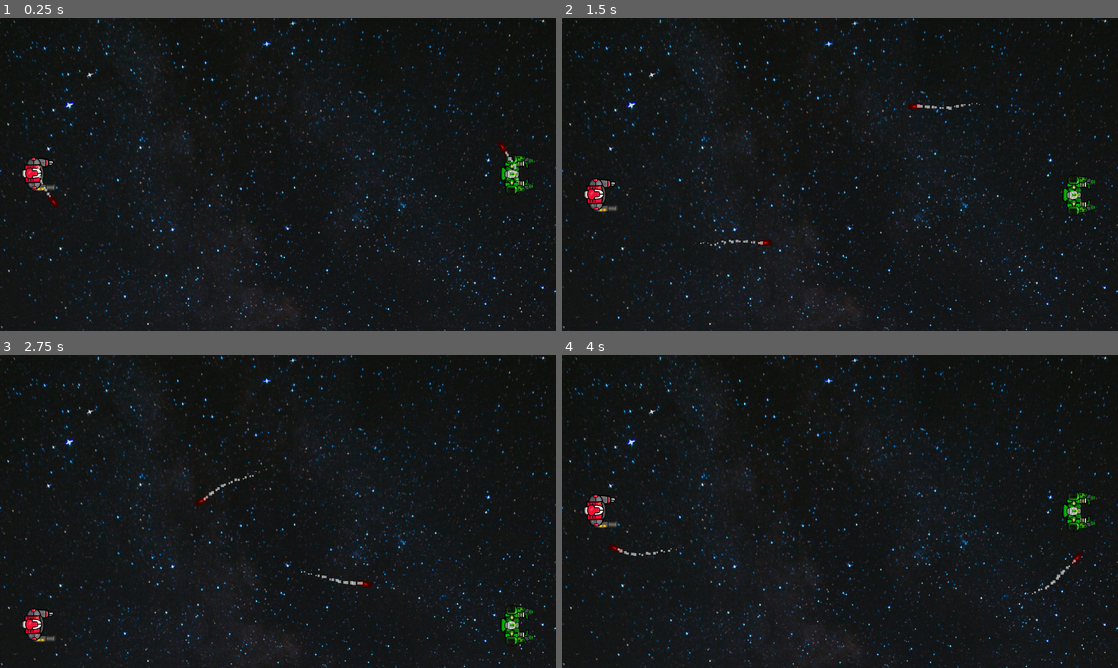
Above: before the commit, frames 1-4 (two rows, left to right).
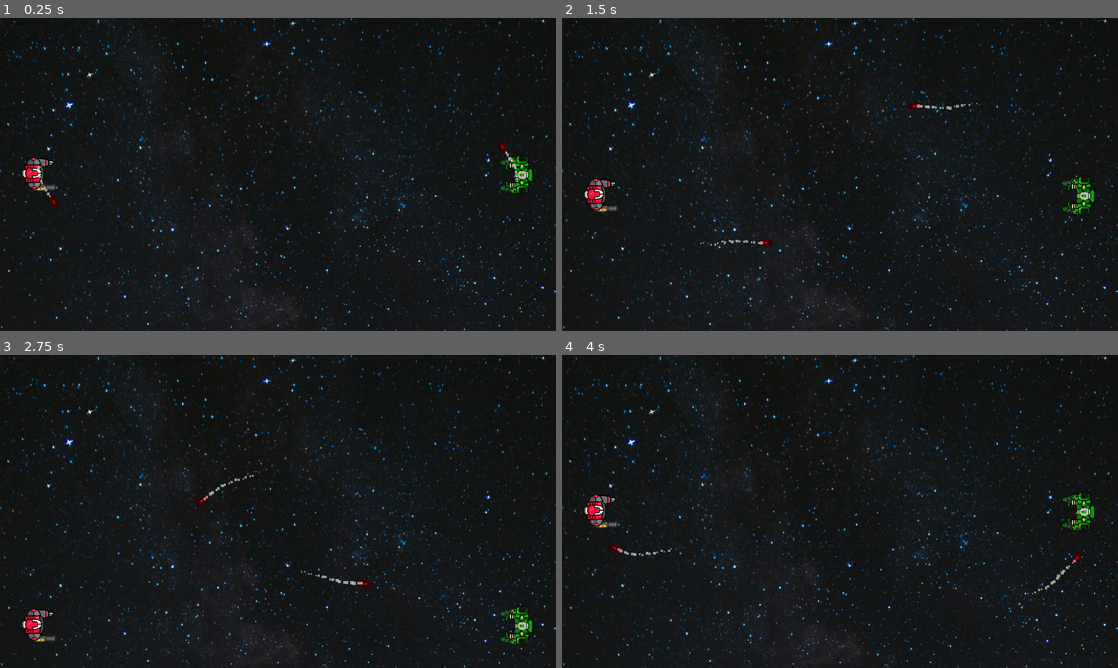
Above: after the commit, the same moments.

Repository: fivemoreminix/mechtoid
Game: Godot game, scene res://assets/scenes/Game.tscn
Two runs of this game, one before a commit and one after it. Both use one fixed random seed, a clock stepped at 60 frames per second and the inputs below. The engine's default icon, where the game draws it, is replaced by a stand-in: a white triangle on a blue panel in a dark square.
Inputs:
- Up to frame 1 (0.25 s): no input
- Up to frame 2 (1.5 s): hold D (right) 0.53-1.28 s; tap Space (shield) at 0.6, 1.35 s; hold S (down) from 1.28 s (still down)
- Up to frame 3 (2.75 s): release S (down) at 2.03 s; hold D (right) from 2.03 s (still down); tap Space (shield) at 2.1 s
- Up to frame 4 (4 s): release D (right) at 2.78 s; hold W (up) 2.78-3.53 s; tap Space (shield) at 2.85, 3.6 s; hold A (left) from 3.53 s (still down)

The runs differ from the first frame. In frame 1, 0.5% of the frame differs, in the area x 90-96%, y 43-57%; in frame 2, 0.5%; in frame 3, 0.5%, in the area x 90-96%, y 79-94%; in frame 4, 0.5%.

Commit message:
Made the shader acceptable

Diff:
--- a/assets/scenes/Game.tscn
+++ b/assets/scenes/Game.tscn
@@ -1,9 +1,8 @@
-[gd_scene load_steps=6 format=2]
+[gd_scene load_steps=5 format=2]
 
 [ext_resource path="res://assets/scenes/Player.tscn" type="PackedScene" id=1]
 [ext_resource path="res://assets/scripts/boundary.gd" type="Script" id=2]
 [ext_resource path="res://assets/graphics/backgrounds/ivana-cajina-asuyh-_ZX54-unsplash.jpg" type="Texture" id=3]
-[ext_resource path="res://assets/Robots/AlienRobot.png" type="Texture" id=4]
 
 [sub_resource type="RectangleShape2D" id=1]
 extents = Vector2( 46, 739.09 )
@@ -22,15 +21,10 @@
 position = Vector2( 90, 360 )
 kind = "Human"
 
-[node name="RightPlayer" parent="." instance=ExtResource( 1 )]
+[node name="LeftPlayer2" parent="." instance=ExtResource( 1 )]
 position = Vector2( 1190, 360 )
 rotation = 3.14159
 kind = "alien"
-
-[node name="Sprite" parent="RightPlayer" index="0"]
-texture = ExtResource( 4 )
-flip_h = true
-flip_v = true
 
 [node name="TopBoundary" type="Area2D" parent="." groups=[
 "boundary",
@@ -61,5 +55,3 @@
 __meta__ = {
 "_edit_lock_": true
 }
-
-[editable path="RightPlayer"]
--- a/assets/scenes/Player.tscn
+++ b/assets/scenes/Player.tscn
@@ -4,23 +4,15 @@
 [ext_resource path="res://assets/scripts/player_controller.gd" type="Script" id=2]
 [ext_resource path="res://assets/graphics/shield.png" type="Texture" id=3]
 [ext_resource path="res://assets/scripts/PlayerShield.gd" type="Script" id=4]
+[ext_resource path="res://assets/shaders/shield.shader" type="Shader" id=5]
 
 [sub_resource type="RectangleShape2D" id=1]
 extents = Vector2( 32.5, 40 )
 
-[sub_resource type="Shader" id=2]
-code = "shader_type canvas_item;
+[sub_resource type="ShaderMaterial" id=2]
+shader = ExtResource( 5 )
 
-void fragment() {
-	float s = sin(TIME + UV.x / UV.y);
-	vec4 p = texture(TEXTURE, UV.xy);
-	COLOR = mix(vec4(s), p, 0.5);
-}"
-
-[sub_resource type="ShaderMaterial" id=3]
-shader = SubResource( 2 )
-
-[sub_resource type="RectangleShape2D" id=4]
+[sub_resource type="RectangleShape2D" id=3]
 extents = Vector2( 12.3623, 46.75 )
 
 [node name="Player" type="Area2D" groups=[
@@ -46,14 +38,14 @@
 script = ExtResource( 4 )
 
 [node name="ShieldSprite" type="Sprite" parent="Shield"]
-material = SubResource( 3 )
+modulate = Color( 0.156863, 0.309804, 1, 1 )
+material = SubResource( 2 )
 scale = Vector2( 0.75, 0.75 )
 texture = ExtResource( 3 )
 
 [node name="CollisionShape2D" type="CollisionShape2D" parent="Shield"]
 position = Vector2( 1.38775, 0 )
-shape = SubResource( 4 )
-
+shape = SubResource( 3 )
 [connection signal="area_entered" from="." to="." method="_on_area_entered"]
 [connection signal="area_exited" from="." to="." method="_on_Player_area_exited"]
 [connection signal="area_entered" from="Shield" to="Shield" method="_on_area_entered"]
--- /dev/null
+++ b/assets/shaders/shield.shader
@@ -0,0 +1,8 @@
+shader_type canvas_item;
+
+void fragment() {
+	vec4 p = texture(TEXTURE, UV.xy);
+	if (p.a <= 0.0) discard;
+	float s = sin(TIME + UV.x / UV.y);
+	COLOR = mix(vec4(s), p * MODULATE, 0.5);
+}
